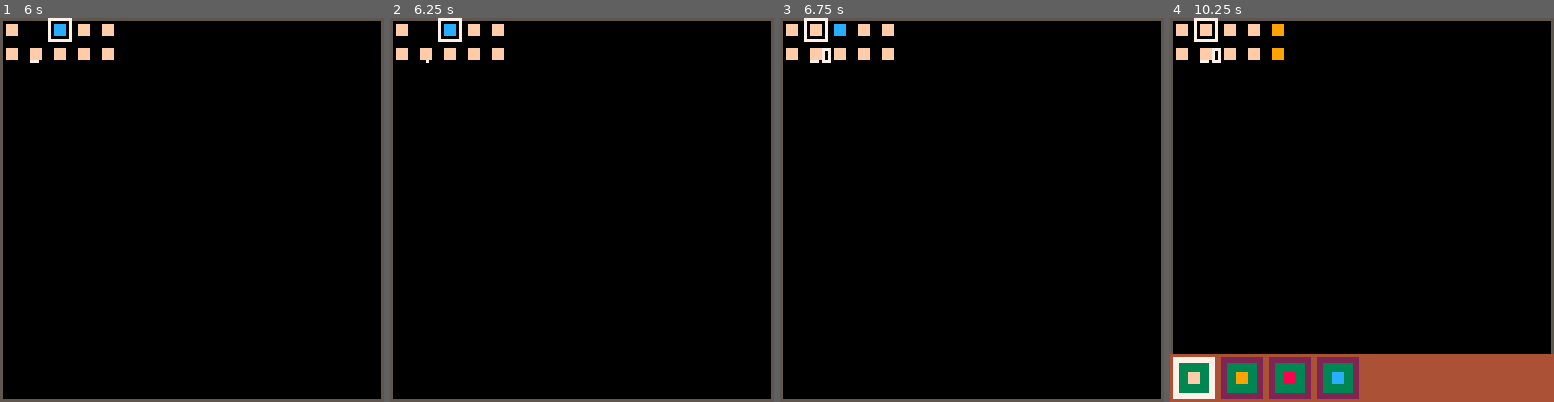
Above: before the commit, frames 1-4 (left to right).
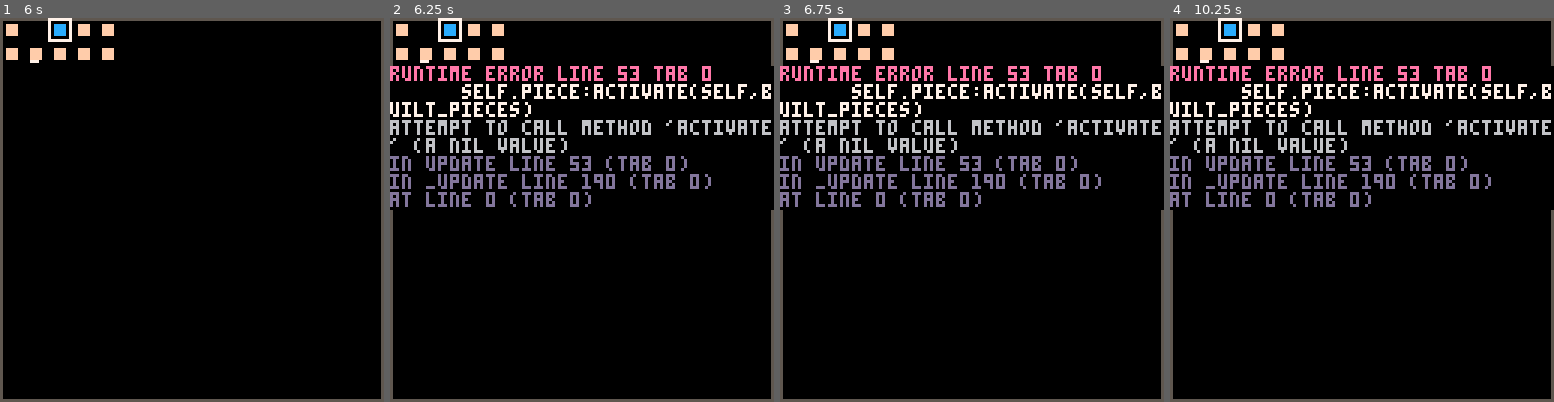
Above: after the commit, the same moments.

Repository: shen-sat/found
Game: PICO-8 cartridge game.p8
Two runs of this game, one before a commit and one after it. Both use one fixed random seed, a clock stepped at 60 frames per second and the inputs below.
Inputs:
- Up to frame 1 (6 s): tap O (Z key) at 0.33, 0.7, 1.43, 2.22, 3.1, 3.98, 4.87, 5.75 s; tap X (X key) at 1.07, 2.07, 2.4, 2.73, 3.07, 3.4, 3.73, 4.07, 4.4, 4.73, 5.07, 5.4, 5.73 s; hold Left 1.97-2.37 s; hold Down 2.42-2.82 s; hold Right 2.87-3.53 s; hold Up 3.58-4.08 s; hold Right 4.13-4.53 s; hold Down 4.58-5.08 s; hold Left 5.13-5.8 s; hold Up from 5.85 s (still down)
- Up to frame 2 (6.25 s): tap X (X key) at 6.07 s; release Up at 6.18 s; hold Left from 6.23 s (still down)
- Up to frame 3 (6.75 s): tap X (X key) at 6.4, 6.73 s; release Left at 6.63 s; tap O (Z key) at 6.63 s; hold Down from 6.68 s (still down)
- Up to frame 4 (10.25 s): tap X (X key) every 0.33 s from 7.07 to 10.07 s; release Down at 7.08 s; hold Right 7.13-7.8 s; tap O (Z key) every 0.88 s from 7.52 to 10.17 s; hold Up 7.85-8.35 s; hold Right 8.4-8.8 s; hold Down 8.85-9.35 s; hold Left 9.4-10.07 s; hold Up from 10.12 s (still down)

Frame 1 is identical in both runs. In frame 2, 8.9% of the frame differs, in the area x 0-100%, y 10-50%; in frame 3, 9.4%; in frame 4, 22%, in the area x 0-100%, y 0-100%.
Error after the commit: runtime error line 53 tab 0; self.piece:activate(self,built_pieces); attempt to call method 'activate' (a nil value)

Commit message:
Add logic for binning pieces

Diff:
--- a/game.p8
+++ b/game.p8
@@ -2,22 +2,38 @@
 version 32
 __lua__
 function _init()
+  built_pieces = {}
+
   road = {
     type = 'road',
     sprite = 1,
-    width = 8
+    width = 8,
+    x,
+    y,
+    activate = build_piece
   }
 
   hut = {
     type = 'hut',
     sprite = 2,
-    width = 8
+    width = 8,
+    x,
+    y,
+    activate = build_piece
   }
 
   bin = {
     type = 'bin',
     sprite = 3,
-    width = 8
+    width = 8,
+    x,
+    y,
+    activate = function(self,pointer,built_pieces)
+      local local_bin = copy_piece(self,pointer)
+      for bp in all(built_pieces) do
+        if do_pieces_match(bp, local_bin, false) then del(built_pieces,bp) end
+      end
+    end
   }
 
   query = {
@@ -28,8 +44,6 @@
 
   pieces = { road, hut, bin, query }
 
-  built_pieces = {}
-
   pointer = {
    x = 0,
    y = 0,
@@ -38,7 +52,8 @@
     if menu_mode then return end
     self:move()
     if btnp(5) then
-      self:build_piece()
+      if not self.piece then return end
+      self.piece:activate(self,built_pieces)
     end
    end,
    move = function(self)
@@ -50,26 +65,6 @@
        self.y = max(self.y - 8,0)
      elseif btnp(3) then
        self.y = min(self.y + 8,120)
-     end
-   end,
-   build_piece = function(self)
-     if not self.piece then return end
-     local piece = {
-       x = self.x,
-       y = self.y,
-       sprite = pointer.piece.sprite
-     }
-     for bp in all(built_pieces) do
-       if self.do_pieces_match(bp, piece, true) then return end
-       if self.do_pieces_match(bp, piece, false) then del(built_pieces,bp) end
-     end
-     add(built_pieces, piece)
-   end,
-   do_pieces_match = function(piece1, piece2, check_sprite)
-     if check_sprite then
-       return (piece1.x == piece2.x and piece1.y == piece2.y and piece1.sprite == piece2.sprite)
-     else
-       return (piece1.x == piece2.x and piece1.y == piece2.y)
      end
    end
   }
@@ -107,12 +102,39 @@
 
 function copy_table(table)
   new_table = {}
-  for v in all(table) do
-   add(new_table,v)
+  for k,v in pairs(table) do
+   new_table[k] = v
   end
 
   return new_table
 end
+
+function build_piece(piece,pointer,built_pieces)
+  local piece = copy_piece(piece,pointer)
+  for bp in all(built_pieces) do
+    if do_pieces_match(bp, piece, true) then return end
+    if do_pieces_match(bp, piece, false) then del(built_pieces,bp) end
+  end
+  add(built_pieces, piece)
+end
+
+function do_pieces_match(piece1, piece2, check_sprite)
+  if check_sprite then
+    return (piece1.x == piece2.x and piece1.y == piece2.y and piece1.sprite == piece2.sprite)
+  else
+    return (piece1.x == piece2.x and piece1.y == piece2.y)
+  end
+end
+
+function copy_piece(piece,pointer)
+  local piece_copy = copy_table(piece)
+  piece_copy.x = pointer.x
+  piece_copy.y = pointer.y
+
+  return piece_copy
+end
+
+
 
 __gfx__
 77777777000000000000000000000000000000000000000000000000000000000000000000000000000000000000000000000000000000000000000000000000
